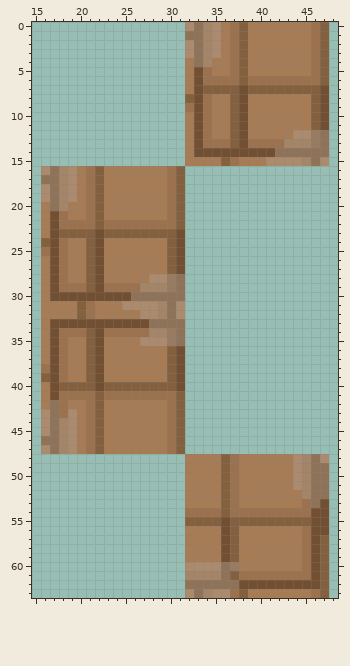
Pixel-art sprite -- Resources/Textures/Structures/Furniture/Carpets/card_carpet.rsi/carpet_7.png. The first picture shows the starting point.
The file is 64x64 pixels. Shown: x 15..48, y 0..63.
Now the later version:
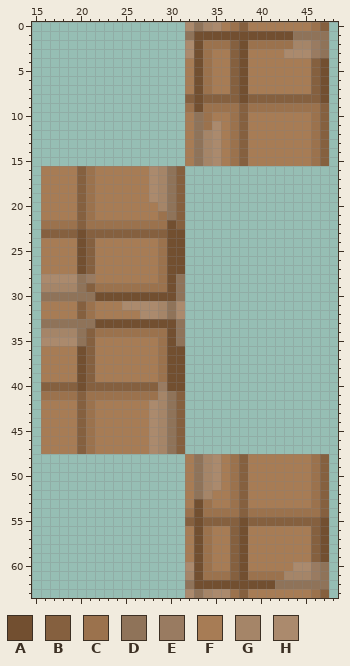
Palette (. is transparent): A #724f30  B #85603f  C #9b724d  D #8f7359  E #997b61  F #a77c55  G #a58568  H #ab8a6d
The author wrote: made card carpets more regular
Difference:
@@ x 15..48 @@
  0 .................HDGHFCBFFFFFFFCB.
- 1 .................DDGHFCBFFFFFFFCB.
- 2 .................HDGHFCBFFFFFFFCB.
- 3 .................HDGHFCBFFFFFFFCB.
- 4 .................FDGFFCBFFFFFFFCB.
- 5 .................FACFFCBFFFFFFFCB.
- 6 .................FACCCCBCCCCCCCCB.
- 7 .................FABBBBABBBBBBBBA.
- 8 .................BACFFBAFFFFFFFBA.
- 9 .................CACFFBAFFFFFFFBA.
-10 .................FACFFBAFFFFFFFBA.
-11 .................FACFFBAFFFFFFFBA.
-12 .................FACFFBAFFFFFHHED.
-13 .................FACCCBACCCCGGGED.
-14 .................FAAAAAAAAADDDDDD.
-15 .................FFFFBCFFFHHHHGDH.
-16 .HDGHFCBFFFFFFFCB.................
-17 .DDGHFCBFFFFFFFCB.................
-18 .HDGHFCBFFFFFFFCB.................
-19 .HDGHFCBFFFFFFFCB.................
-20 .FDGFFCBFFFFFFFCB.................
-21 .FACFFCBFFFFFFFCB.................
-22 .FACCCCBCCCCCCCCB.................
-23 .FABBBBABBBBBBBBA.................
-24 .BACFFBAFFFFFFFBA.................
-25 .CACFFBAFFFFFFFBA.................
-26 .FACFFBAFFFFFFFBA.................
-27 .FACFFBAFFFFFFFBA.................
-28 .FACFFBAFFFFFHHED.................
-29 .FACCCBACCCCGGGED.................
-30 .FAAAAAAAAADDDDDD.................
+ 1 .................DAAAAAAAAAAADDDD.
+ 2 .................HACCCBACCCCCGGED.
+ 3 .................HACFFBAFFFFHHHED.
+ 4 .................FACFFBAFFFFFFFBA.
+ 5 .................FACFFBAFFFFFFFBA.
+ 6 .................FACFFBAFFFFFFFBA.
+ 7 .................FACFFBAFFFFFFFBA.
+ 8 .................BABBBBABBBBBBBBA.
+ 9 .................CACCCCBCCCCCCCCB.
+10 .................FDCFFCBFFFFFFFCB.
+11 .................FDCHFCBFFFFFFFCB.
+12 .................FDGHFCBFFFFFFFCB.
+13 .................FDGHFCBFFFFFFFCB.
+14 .................FDGHFCBFFFFFFFCB.
+15 .................FDGHFCBFFFFFFFCB.
+16 .FFFFBCFFFFFFHGDB.................
+17 .FFFFBCFFFFFFHGDB.................
+18 .FFFFBCFFFFFFHGDB.................
+19 .FFFFBCFFFFFFHGDB.................
+20 .FFFFBCFFFFFFFGDB.................
+21 .FFFFBCFFFFFFFCDB.................
+22 .CCCCBCCCCCCCCCAB.................
+23 .BBBBABBBBBBBBBAA.................
+24 .FFFFABFFFFFFFCAA.................
+25 .FFFFABFFFFFFFCAA.................
+26 .FFFFABFFFFFFFCAA.................
+27 .FFFFABFFFFFFFCAA.................
+28 .HHHHDEFFFFFFFCAD.................
+29 .GGGGDBCCCCCCCCAD.................
+30 .DDDDDDAAAAAAAAAD.................
 31 .FFFFBCFFFHHHHGDH.................
 32 .FFFFBCFFFFFHHGDH.................
-33 .FAAAAAAAAAAADDDD.................
-34 .FACCCBACCCCCGGED.................
-35 .FACFFBAFFFFHHHED.................
-36 .FACFFBAFFFFFFFBA.................
-37 .FACFFBAFFFFFFFBA.................
-38 .CACFFBAFFFFFFFBA.................
-39 .BACFFBAFFFFFFFBA.................
-40 .FABBBBABBBBBBBBA.................
-41 .FACCCCBCCCCCCCCB.................
-42 .FDCFFCBFFFFFFFCB.................
-43 .HDCHFCBFFFFFFFCB.................
-44 .HDGHFCBFFFFFFFCB.................
-45 .HDGHFCBFFFFFFFCB.................
-46 .DDGHFCBFFFFFFFCB.................
-47 .HDGHFCBFFFFFFFCB.................
-48 .................FFFFBCFFFFFFHGDH.
-49 .................FFFFBCFFFFFFHGDD.
-50 .................FFFFBCFFFFFFHGDD.
-51 .................FFFFBCFFFFFFHGDD.
-52 .................FFFFBCFFFFFFFGDD.
-53 .................FFFFBCFFFFFFFCDA.
-54 .................CCCCBCCCCCCCCCAA.
-55 .................BBBBABBBBBBBBBAA.
-56 .................FFFFABFFFFFFFCAA.
-57 .................FFFFABFFFFFFFCAB.
-58 .................FFFFABFFFFFFFCAB.
-59 .................FFFFABFFFFFFFCAB.
-60 .................HHHHDEFFFFFFFCAB.
-61 .................GGGGDBCCCCCCCCAB.
-62 .................DDDDDDAAAAAAAAAB.
+33 .DDDDDDAAAAAAAAAD.................
+34 .GGGGDBCCCCCCCCAD.................
+35 .HHHHDBFFFFFFFCAD.................
+36 .FFFFABFFFFFFFCAA.................
+37 .FFFFABFFFFFFFCAA.................
+38 .FFFFABFFFFFFFCAA.................
+39 .FFFFABFFFFFFFCAA.................
+40 .BBBBABBBBBBBBEAA.................
+41 .CCCCBCCCCCCCCGDB.................
+42 .FFFFBCFFFFFFHGDB.................
+43 .FFFFBCFFFFFFHGDB.................
+44 .FFFFBCFFFFFFHGDB.................
+45 .FFFFBCFFFFFFHGDB.................
+46 .FFFFBCFFFFFFHGDB.................
+47 .FFFFBCFFFFFFHGDB.................
+48 .................FDGHFCBFFFFFFFCB.
+49 .................FDGHFCBFFFFFFFCB.
+50 .................FDGHFCBFFFFFFFCB.
+51 .................FDGHFCBFFFFFFFCB.
+52 .................FDGFFCBFFFFFFFCB.
+53 .................FACFFCBFFFFFFFCB.
+54 .................CACCCCBCCCCCCCCB.
+55 .................BABBBBABBBBBBBBA.
+56 .................FACFFBAFFFFFFFBA.
+57 .................FACFFBAFFFFFFFBA.
+58 .................FACFFBAFFFFFFFBA.
+59 .................FACFFBAFFFFFFFBA.
+60 .................HACFFBAFFFFFHHED.
+61 .................GACCCBACCCCGGGED.
+62 .................DAAAAAAAAADDDDDD.
 63 .................HDGHHCBFFFFFFFCB.
